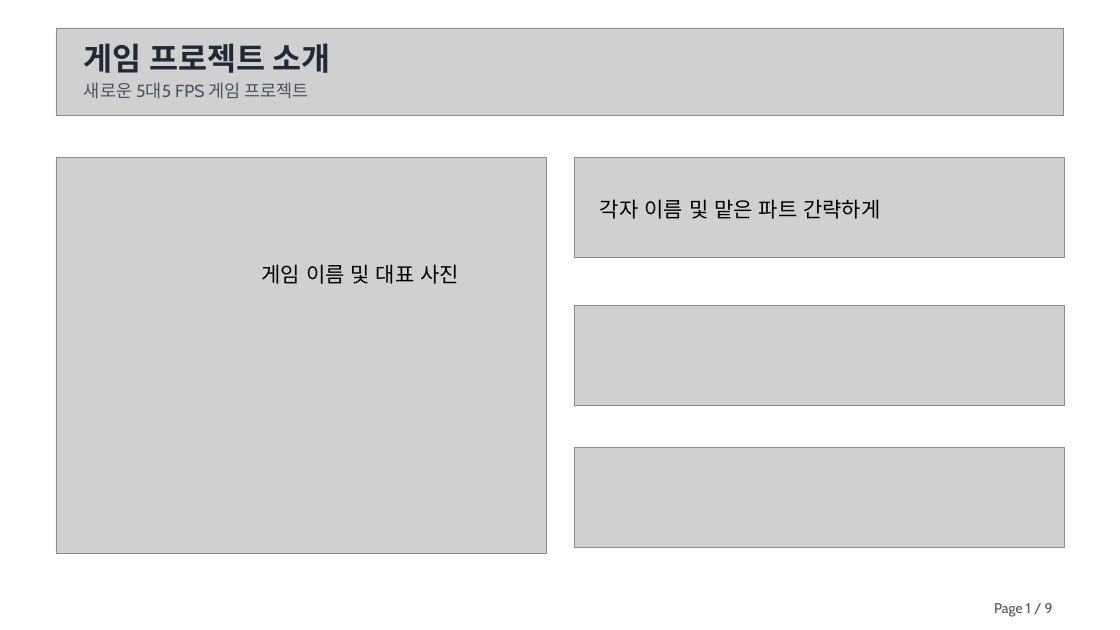
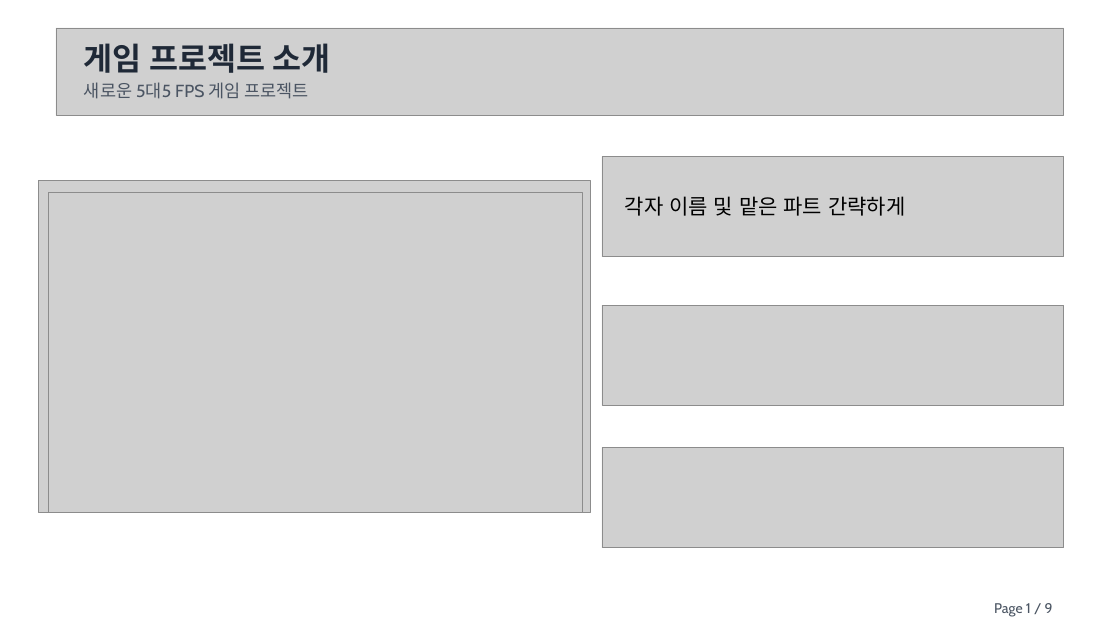
Before and after one commit to yunseo0129/2025_CapstoneGame, a slide deck: slide 1 of Design/종합설계기획.pptx. Drawn at 1120x630 pixels with LibreOffice and Linux fonts; fonts in the diff are those of the drawing; grey boxes stand for pictures; background and template pictures are left out. Boxes give left, top, right and bottom in pixels: in the first picture for what was removed or moved away, otherwise in the second. Text is boxed around its words. In the diff, an @@ line names an element or a change of style, - is before the commit and + after.

Commit message:
ppt 수정 (이름, 로고 추가)

```diff
--- a/Design/종합설계기획.pptx
+++ b/Design/종합설계기획.pptx
@@ picture: place and size @@
-picture at [574,158,1064,258]
+picture at [602,156,1065,256]
@@ picture: place and size @@
-picture at [56,158,546,554]
+picture at [38,181,590,513]
@@ picture added at [49,192,583,513] @@
@@ text "각자 이름 및 맡은 파트 ...": place and size @@
-text "각자 이름 및 맡은 파트 ..." at [600,199,880,219]
+text "각자 이름 및 맡은 파트 ..." at [625,196,905,216]
@@ text removed at [262,264,459,284] @@
-게임 이름 및 대표 사진
@@ picture: place and size @@
-picture at [574,305,1064,405]
+picture at [602,305,1065,405]
@@ picture: place and size @@
-picture at [574,448,1064,548]
+picture at [602,448,1065,548]
```
Also in this commit, not shown: 4 other slides changed, 2 slides added.
